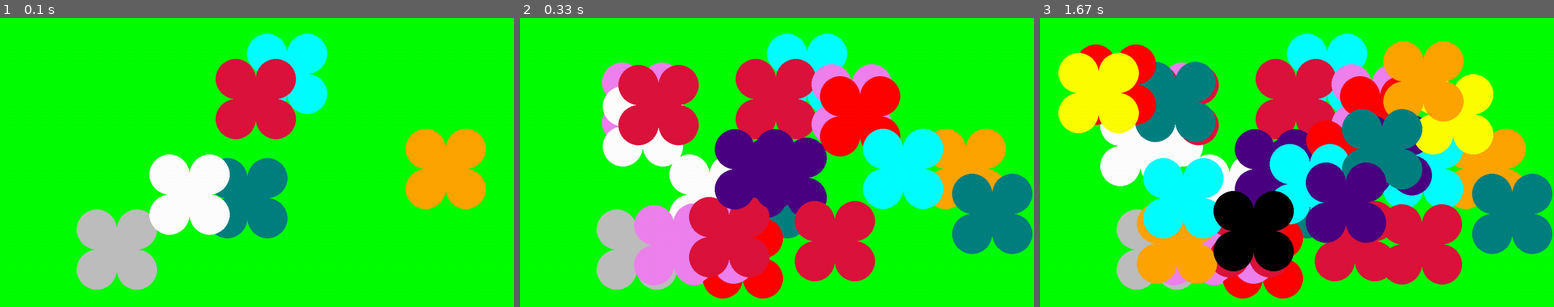
Above: before the commit, frames 1-3 (left to right).
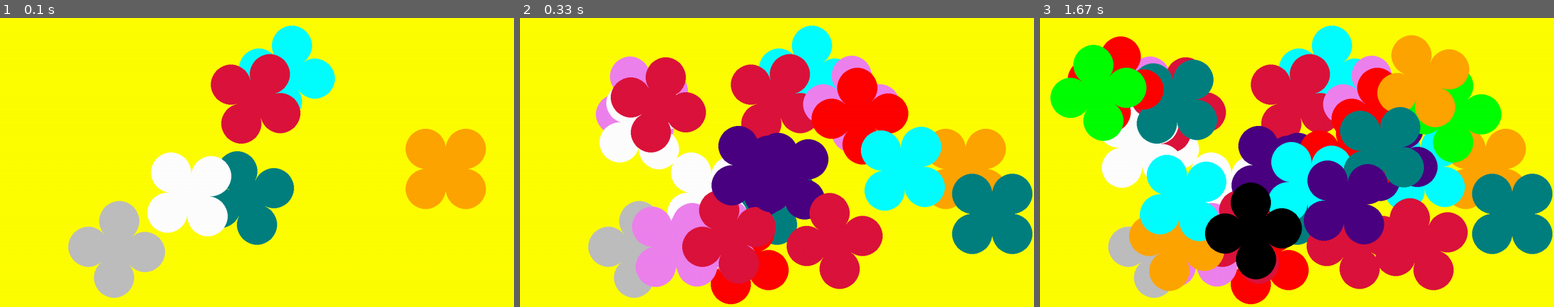
Above: after the commit, the same moments.

Repository: eigenomarksamy/creative_coding
Game: pygame game, started from cc_pygame/visual_02.py
Two runs of this game, one before a commit and one after it. Both use one fixed random seed, a clock stepped at 60 frames per second and the inputs below.
Inputs:
- Up to frame 1 (0.1 s): no input
- Up to frame 2 (0.33 s): no input
- Up to frame 3 (1.67 s): no input

The runs differ from the first frame. In frame 1, 84% of the frame differs, in the area x 0-100%, y 0-100%; in frame 2, 65%; in frame 3, 58%.

Commit message:
add angle for flower drawing

Diff:
--- a/cc_pygame/flowers.py
+++ b/cc_pygame/flowers.py
@@ -4,9 +4,9 @@
 def draw_flower(screen: pygame.SurfaceType, circles: list[Circle],
                 center_pos_w: int, center_pos_h: int, radius: int,
                 color: pygame.Color, color_extra: pygame.Color = None,
-                center_piece_top: bool = True,
+                center_on_top: bool = True, angle: float = 0,
                 width_center: int = 0, width_corners: int = 0) -> None:
-    if not center_piece_top:
+    if not center_on_top:
         if color_extra != None:
             circles.append(Circle(screen, color_extra,
                                 pygame.Vector2(center_pos_w, center_pos_h),
@@ -15,23 +15,31 @@
             circles.append(Circle(screen, color,
                                 pygame.Vector2(center_pos_w, center_pos_h),
                                 radius, width_center))
-    circles.append(Circle(screen, color,
-                          pygame.Vector2(center_pos_w - radius,
-                                         center_pos_h - radius),
+    pos_x = center_pos_w - radius
+    pos_y = center_pos_h - radius
+    position = pygame.Vector2(pos_x, pos_y) - pygame.Vector2(center_pos_w, center_pos_h)
+    position = position.rotate(angle) + pygame.Vector2(center_pos_w, center_pos_h)
+    circles.append(Circle(screen, color, position,
                           radius, width_corners))
-    circles.append(Circle(screen, color,
-                          pygame.Vector2(center_pos_w + radius,
-                                         center_pos_h + radius),
+    pos_x = center_pos_w + radius
+    pos_y = center_pos_h + radius
+    position = pygame.Vector2(pos_x, pos_y) - pygame.Vector2(center_pos_w, center_pos_h)
+    position = position.rotate(angle) + pygame.Vector2(center_pos_w, center_pos_h)
+    circles.append(Circle(screen, color, position,
                           radius, width_corners))
-    circles.append(Circle(screen, color,
-                          pygame.Vector2(center_pos_w + radius,
-                                         center_pos_h - radius),
+    pos_x = center_pos_w + radius
+    pos_y = center_pos_h - radius
+    position = pygame.Vector2(pos_x, pos_y) - pygame.Vector2(center_pos_w, center_pos_h)
+    position = position.rotate(angle) + pygame.Vector2(center_pos_w, center_pos_h)
+    circles.append(Circle(screen, color, position,
                           radius, width_corners))
-    circles.append(Circle(screen, color,
-                          pygame.Vector2(center_pos_w - radius,
-                                         center_pos_h + radius),
+    pos_x = center_pos_w - radius
+    pos_y = center_pos_h + radius
+    position = pygame.Vector2(pos_x, pos_y) - pygame.Vector2(center_pos_w, center_pos_h)
+    position = position.rotate(angle) + pygame.Vector2(center_pos_w, center_pos_h)
+    circles.append(Circle(screen, color, position,
                           radius, width_corners))
-    if center_piece_top:
+    if center_on_top:
         if color_extra != None:
             circles.append(Circle(screen, color_extra,
                                 pygame.Vector2(center_pos_w, center_pos_h),
--- a/cc_pygame/utils/randomization.py
+++ b/cc_pygame/utils/randomization.py
@@ -39,3 +39,6 @@
     color = get_random_color_list(colors)
     colors.remove(color)
     return color
+
+def get_random_angle(range: tuple = (0, 90, 5)) -> int:
+    return random.randrange(range[0], range[1], range[2])
--- a/cc_pygame/visual_02.py
+++ b/cc_pygame/visual_02.py
@@ -1,8 +1,10 @@
 import sys
-import random
 import pygame
 from flowers import draw_flower
-from utils.randomization import get_random_color_list, get_random_pos_on_screen
+from utils.randomization import get_random_color_list, \
+                                get_random_pos_on_screen, \
+                                get_eliminate_color_list, \
+                                get_random_angle
 
 def main() -> int:
     pygame.init()
@@ -16,9 +18,8 @@
     screen = pygame.display.set_mode(res)
     clock = pygame.time.Clock()
     running = True
-    screen_color = colors[random.randint(0, len(colors) - 1)]
+    screen_color = get_eliminate_color_list(colors)
     screen.fill(screen_color)
-    colors.remove(screen_color)
     while running:
         for event in pygame.event.get():
             if event.type == pygame.QUIT:
@@ -29,7 +30,7 @@
                                                           (2 * radius, 2 * radius))
             random_color = get_random_color_list(colors)
             draw_flower(screen=screen, circles=circles, center_pos_w=random_x,
-                        center_pos_h=random_y, radius=radius,
+                        center_pos_h=random_y, radius=radius, angle=get_random_angle(),
                         color=random_color)
             iterations += 1
         pygame.display.flip()
